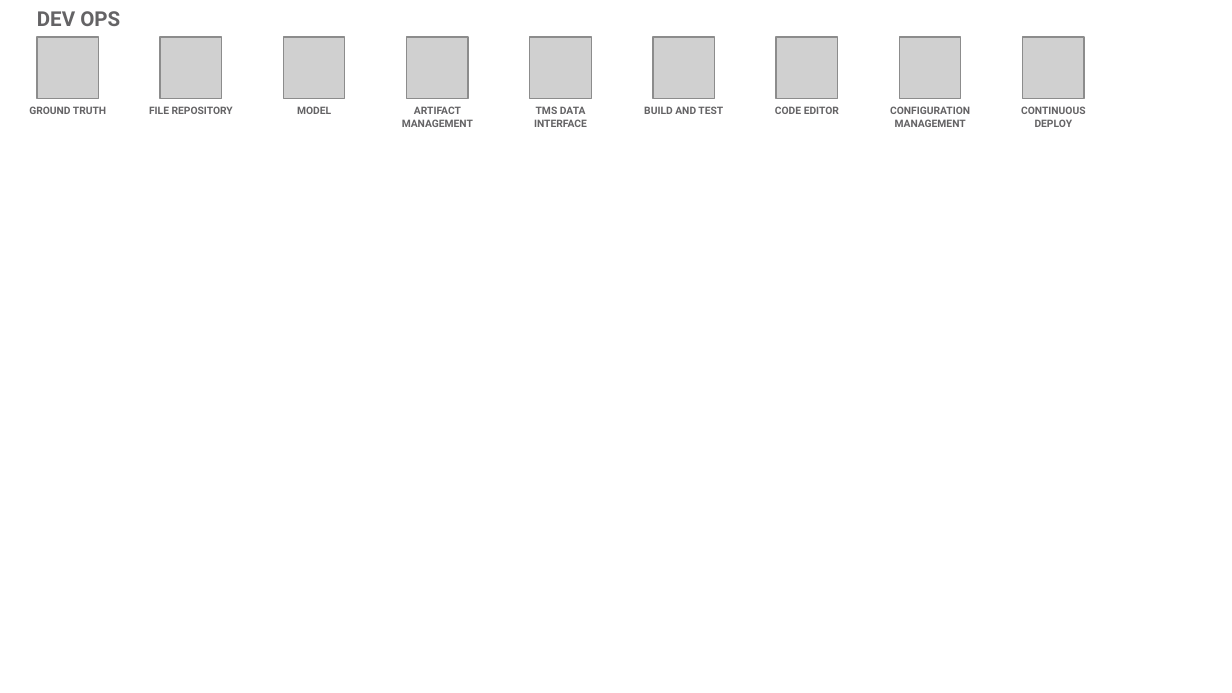
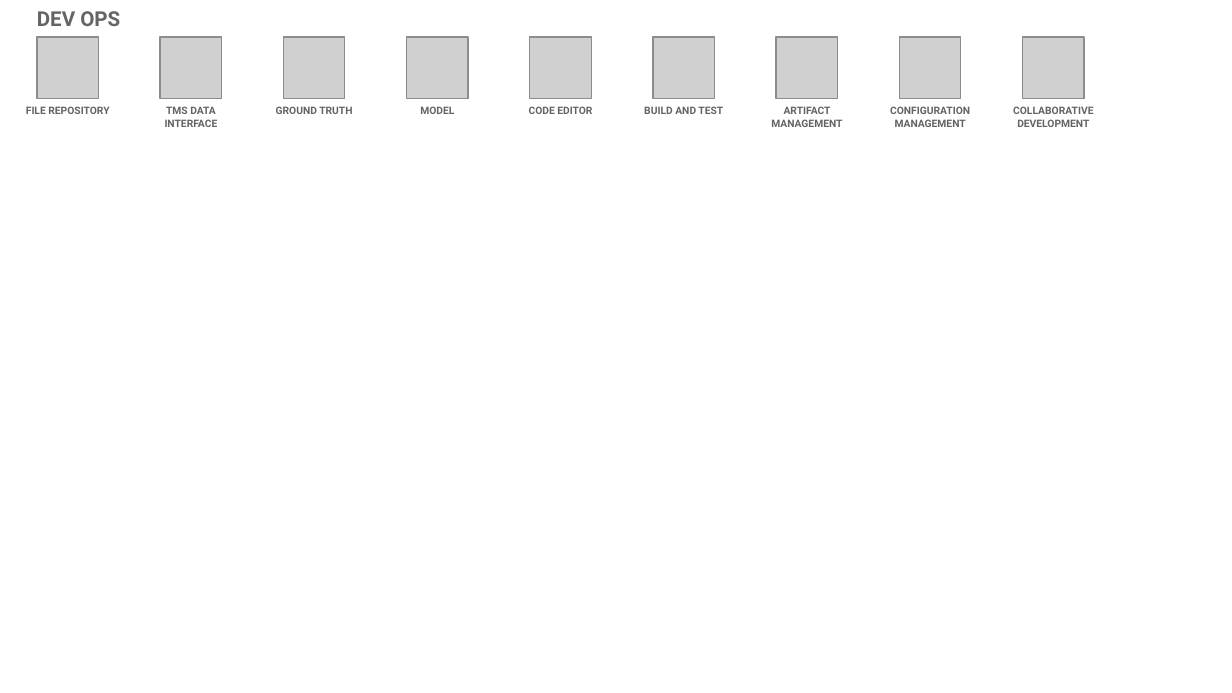
Before and after one commit to l2fprod/myarchitecture, a slide deck: slide 16 of mycatalog-architecture-diagram-template.pptx. Drawn at 1232x693 pixels with LibreOffice and Linux fonts; fonts in the diff are those of the drawing; grey boxes stand for pictures. Boxes give left, top, right and bottom in pixels: in the first picture for what was removed or moved away, otherwise in the second. Text is boxed around its words. In the diff, an @@ line names an element or a change of style, - is before the commit and + after.

```diff
--- a/mycatalog-architecture-diagram-template.pptx
+++ b/mycatalog-architecture-diagram-template.pptx
@@ text "FILE REPOSITORY" moved from (x1=149, y1=106, x2=233, y2=114) to (x1=26, y1=106, x2=109, y2=114) @@
@@ text added at (x1=165, y1=106, x2=218, y2=127), 6 pt, text #646365, bold @@
+TMS DATA INTERFACE
@@ text "GROUND TRUTH" moved from (x1=29, y1=106, x2=106, y2=114) to (x1=276, y1=106, x2=352, y2=114) @@
@@ text "MODEL" moved from (x1=297, y1=106, x2=331, y2=114) to (x1=420, y1=106, x2=454, y2=114) @@
@@ text removed at (x1=402, y1=106, x2=473, y2=127) @@
-ARTIFACT MANAGEMENT
@@ text at (x1=529, y1=106, x2=592, y2=114): text changed @@
-TMS DATA INTERFACE
+CODE EDITOR
@@ text at (x1=771, y1=106, x2=842, y2=127): text changed @@
-CODE EDITOR
+ARTIFACT MANAGEMENT
@@ text at (x1=1013, y1=106, x2=1093, y2=127): text changed @@
-CONTINUOUS DEPLOY
+COLLABORATIVE DEVELOPMENT
```
Also in this commit, not shown: 11 other slides changed, 1 slide added, 1 slide removed.
